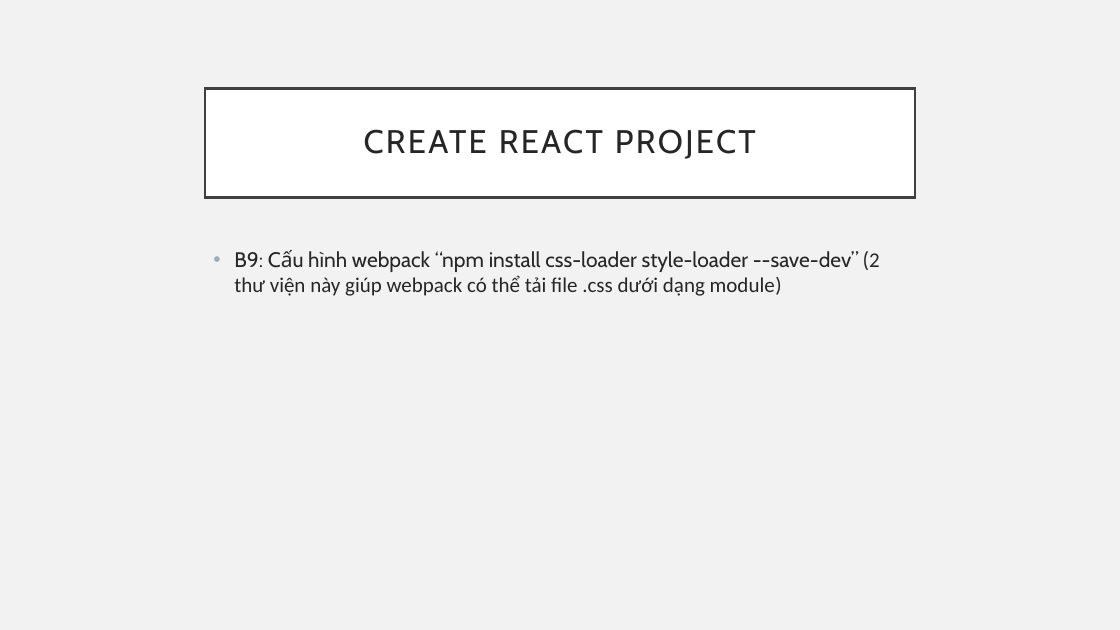
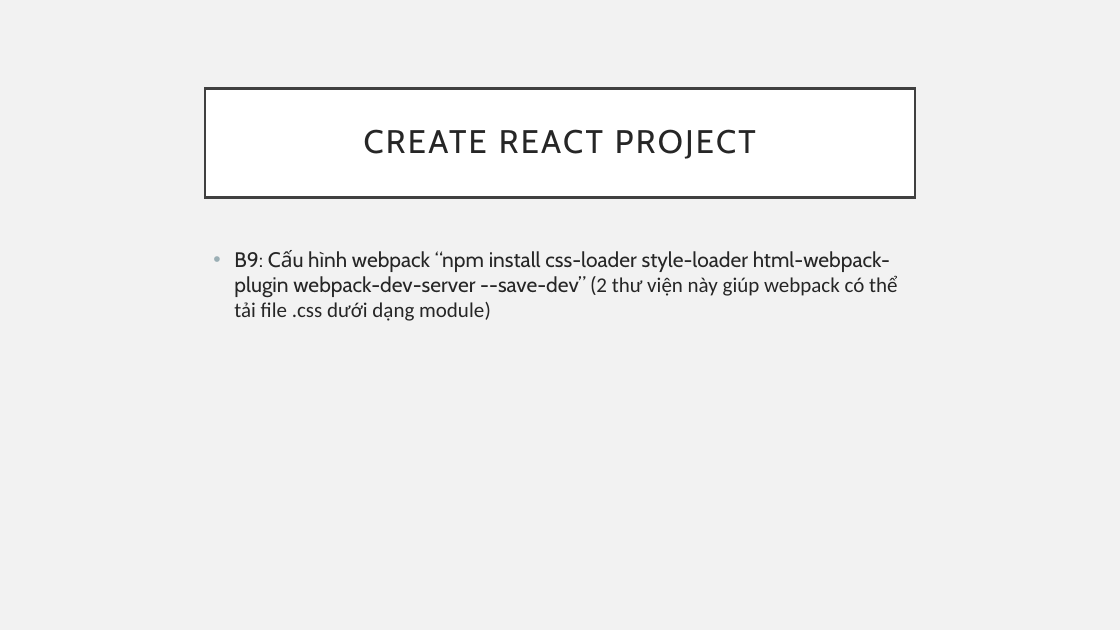
Before and after one commit to sobbingwind/React, a slide deck: slide 15 of 10_NodeJS.pptx. Drawn at 1120x630 pixels with LibreOffice and Linux fonts; fonts in the diff are those of the drawing. Boxes give left, top, right and bottom in pixels: in the first picture for what was removed or moved away, otherwise in the second. Text is boxed around its words. In the diff, an @@ line names an element or a change of style, - is before the commit and + after.

```diff
--- a/10_NodeJS.pptx
+++ b/10_NodeJS.pptx
@@ text at bbox=[234, 251, 897, 321]: text changed @@
-• B9: Cấu hình webpack “npm install css-loader style-loader --save-dev” (2 thư viện này giúp webpack có thể tải file .css dưới dạng module)
+• B9: Cấu hình webpack “npm install css-loader style-loader html-webpack-plugin webpack-dev-server --save-dev” (2 thư viện này giúp webpack có thể tải file .css dưới dạng module)
```
Also in this commit, not shown: 3 other slides changed, 1 slide added.
